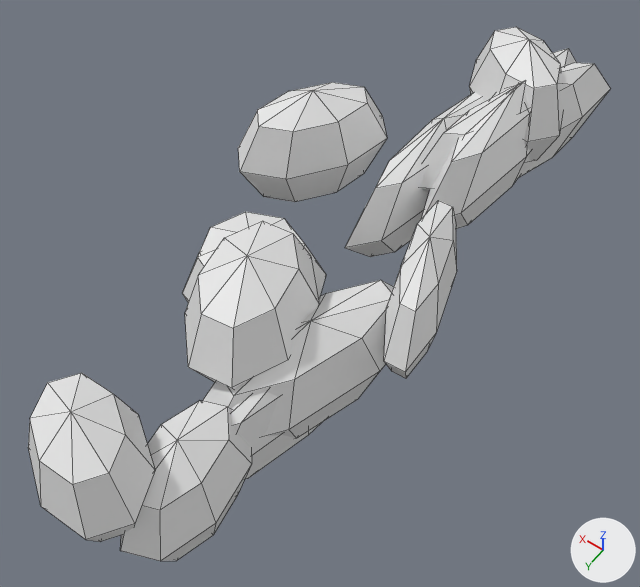
A saved change to the FBX model Blender/exports/environment/leaf_litter/SM_Leaf_Litter.fbx.
The view is the same before and after, from a 50 mm lens placed at (-5.18, 5.7, 9.57), pointed at (-0.82, -0.39, -0.01). Arrows for +X, +Y and +Z are at lower right; the lights stay in place. The older version comes first. Mesh edges are drawn as thin lines.

The first picture shows 'SM_Leaf_Litter'.
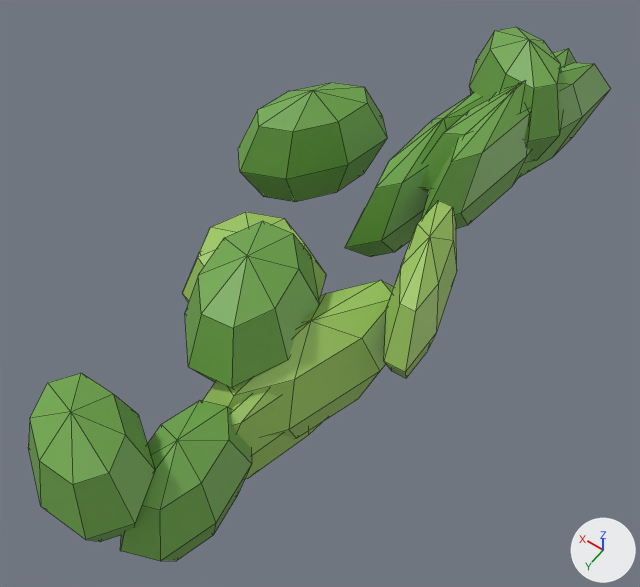
Where the change shows, as pixel boxes (x1, y1, x2, y2) in the pictures (640 x 587 px):
'SM_Leaf_Litter', recoloured (white to green)
    both: (28, 27, 610, 561)

The change in detail:
Material 'M_ENV_LEAF_LIGHT' (mat_m_env_leaf_light) changes colour from white #e7e7e7 to green #9ec861; in linear values from (0.8, 0.8, 0.8) to (0.34, 0.58, 0.12).
Material 'M_ENV_LEAF' (mat_m_env_leaf) changes colour from white #e7e7e7 to green #6fa84b; in linear values from (0.8, 0.8, 0.8) to (0.16, 0.39, 0.07).
